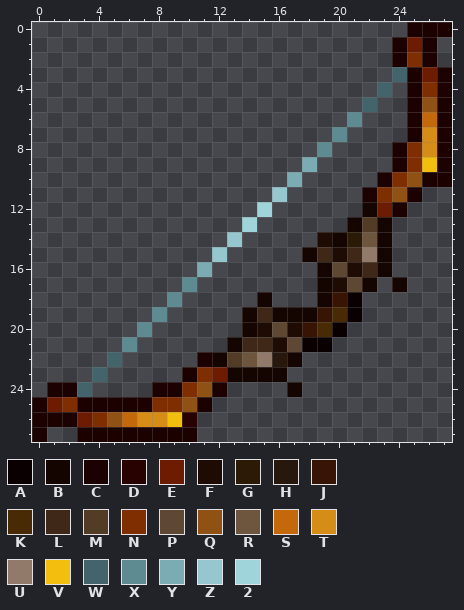
Two versions of one pixel-art sprite, Slutprojekt2/images/character/bow.png. That is the earlier state.
The file is 28x28 pixels. Colours within 5 levels of each other are drawn and written as one.
Palette (. is transparent): A #0a0002  B #140500  C #1b0200  D #280200  E #6e1c01  F #1e0b03  G #2a1a06  H #27170d  J #381404  K #482b04  L #3f2817  M #533c26  N #7e2e01  P #5e4733  Q #905114  R #6d553e  S #c4690b  T #d58d18  U #917a69  V #f3bf0e  W #43646a  X #5e8b92  Y #7bacb3  Z #96c7ce  2 #9fd4db
New version:
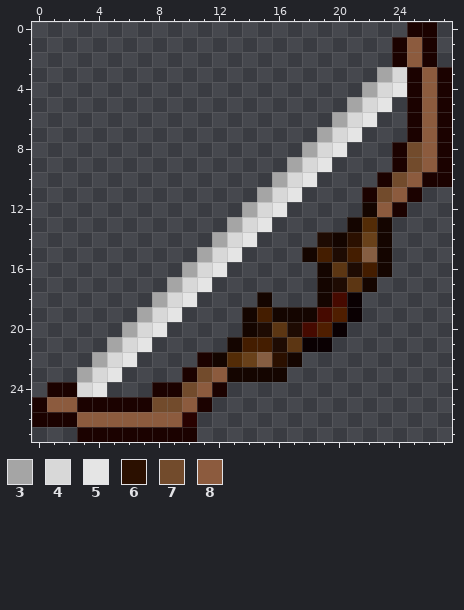
Colours new in this view: 3 #a5a5a5  4 #d8d8d8  5 #e5e5e5  6 #2b1000  7 #724b2c  8 #8c5b3e
Edits made:
colour J: #381404 -> #460a00
colour K: #482b04 -> #4f1e00
colour L: #3f2817 -> #441d00
colour M: #533c26 -> #532c07
colour P: #5e4733 -> #5c3613
colour R: #6d553e -> #69411a
colour U: #917a69 -> #865e42
y 0: x 27 C -> .
y 1: x 25 E -> 8
y 2: x 25 N -> 8
y 3: x 23..24 .W -> 34; x 26 E -> 8
y 4: x 22..24 .W. -> 345; x 26 N -> 8
y 5: x 21..23 .W. -> 345; x 26 Q -> 8
y 6: x 20..22 .X. -> 345; x 26 S -> 8
y 7: x 19..21 .X. -> 345; x 26 T -> 8
y 8: x 18..20 .X. -> 345; x 25..26 NT -> 78
y 9: x 17..19 .Y. -> 345; x 25..26 NV -> 78
y 10: x 16..18 .Y. -> 345; x 24..25 NQ -> 78
y 11: x 15..17 .Z. -> 345; x 23..24 NQ -> 78
y 12: x 14..16 .2. -> 345; x 23 E -> 8
y 13: x 13..15 .2. -> 345
y 14: x 12..14 .Z. -> 345; x 21 G -> 6
y 15: x 11..13 .Z. -> 345
y 16: x 10..12 .Y. -> 345
y 17: x 9..11 .X. -> 345; x 24 B -> .
y 18: x 8..10 .X. -> 345
y 19: x 7..9 .X. -> 345
y 20: x 6..8 .X. -> 345
y 21: x 5..7 .X. -> 345
y 22: x 4..6 .W. -> 345; x 16 H -> 6
y 23: x 3..5 .W. -> 345; x 11..12 NE -> 78
y 24: x 3..4 W. -> 45; x 10..11 NQ -> 78; x 17 B -> .
y 25: x 1..2 EN -> 88; x 8..10 NNQ -> 778
y 26: x 3..9 ENQSTTV -> 8888888
y 27: x 0 C -> .
Where, in picture pixels (left, top, right, bottom), the same in both pictures:
changed: (32, 22, 452, 442)
